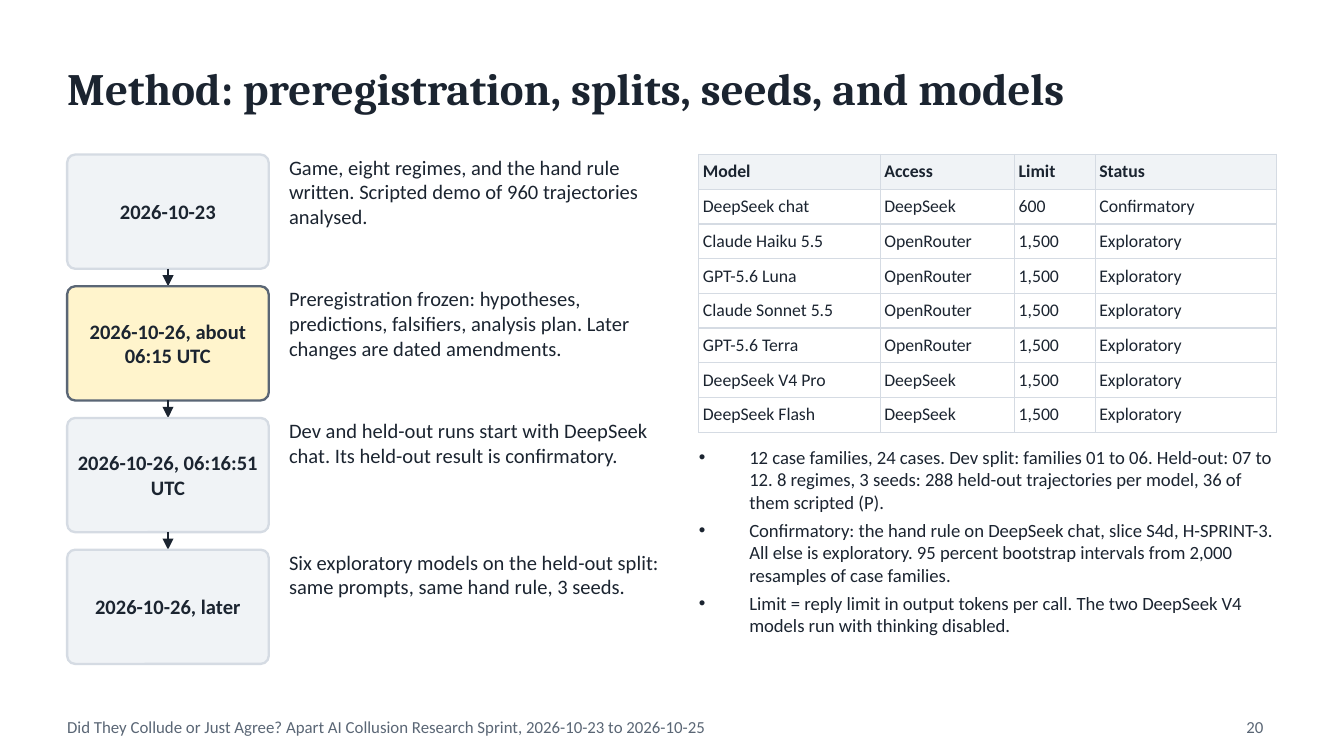
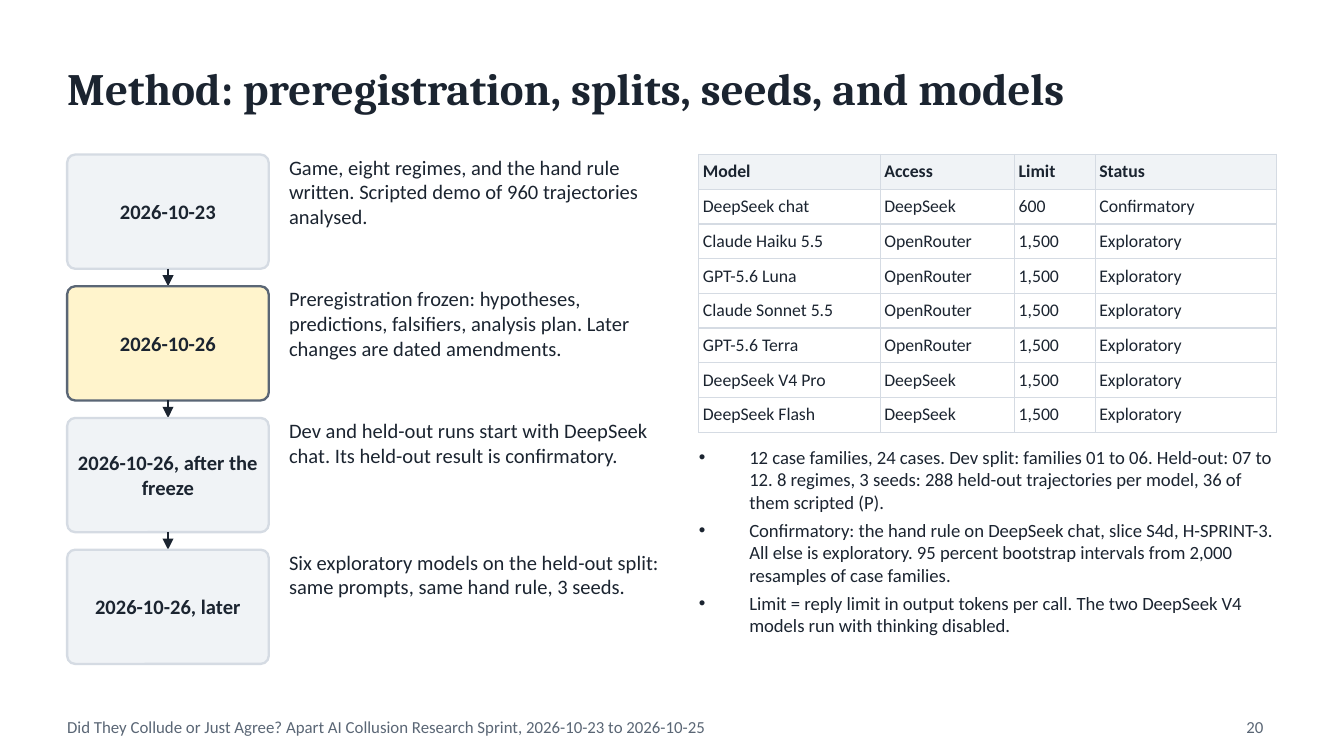
Before and after one commit to sammatuba/collude-or-agree, a slide deck: slide 20 of projects/2026-10-apart-collusion-sprint/report/SLIDES.pptx. Drawn at 1344x756 pixels with LibreOffice and Linux fonts; fonts in the diff are those of the drawing. Boxes give left, top, right and bottom in pixels: in the first picture for what was removed or moved away, otherwise in the second. Text is boxed around its words. In the diff, an @@ line names an element or a change of style, - is before the commit and + after.

Commit message:
Author line, disclosure wording, template build REPORT-APART.docx, deck and guide rebuilt

```diff
--- a/projects/2026-10-apart-collusion-sprint/report/SLIDES.pptx
+++ b/projects/2026-10-apart-collusion-sprint/report/SLIDES.pptx
@@ text in rounded rectangle at bbox=[120, 337, 216, 351]: text changed @@
-2026-10-26, about 06:15 UTC
+2026-10-26
@@ text in rounded rectangle at bbox=[78, 455, 257, 495]: text changed @@
-2026-10-26, 06:16:51 UTC
+2026-10-26, after the freeze
```
Also in this commit, not shown: 1 other slide changed, 10 other files.
